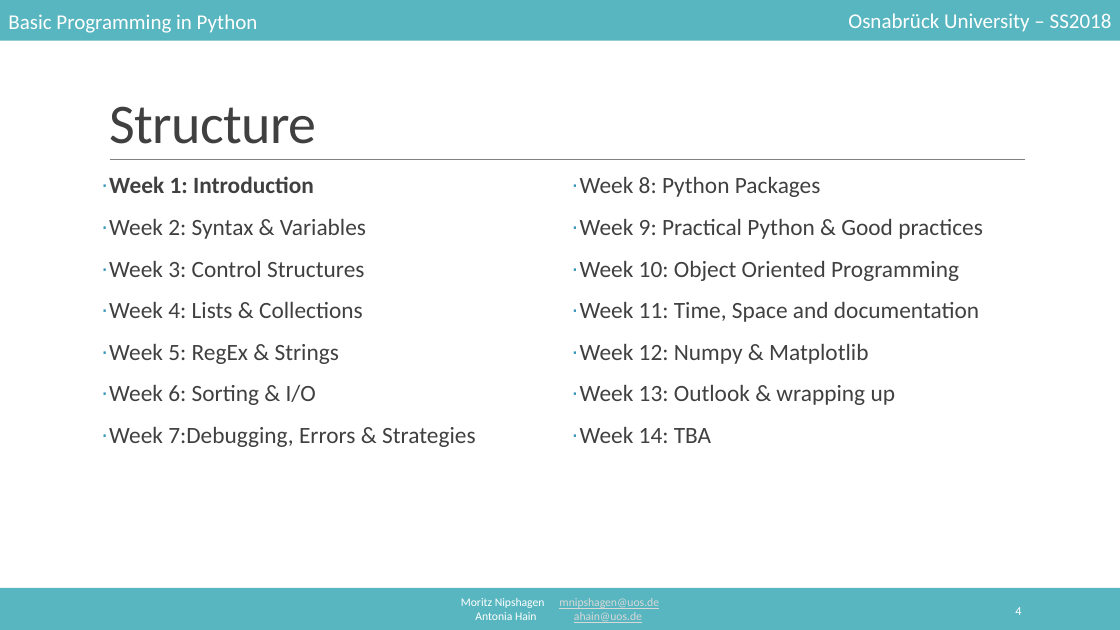
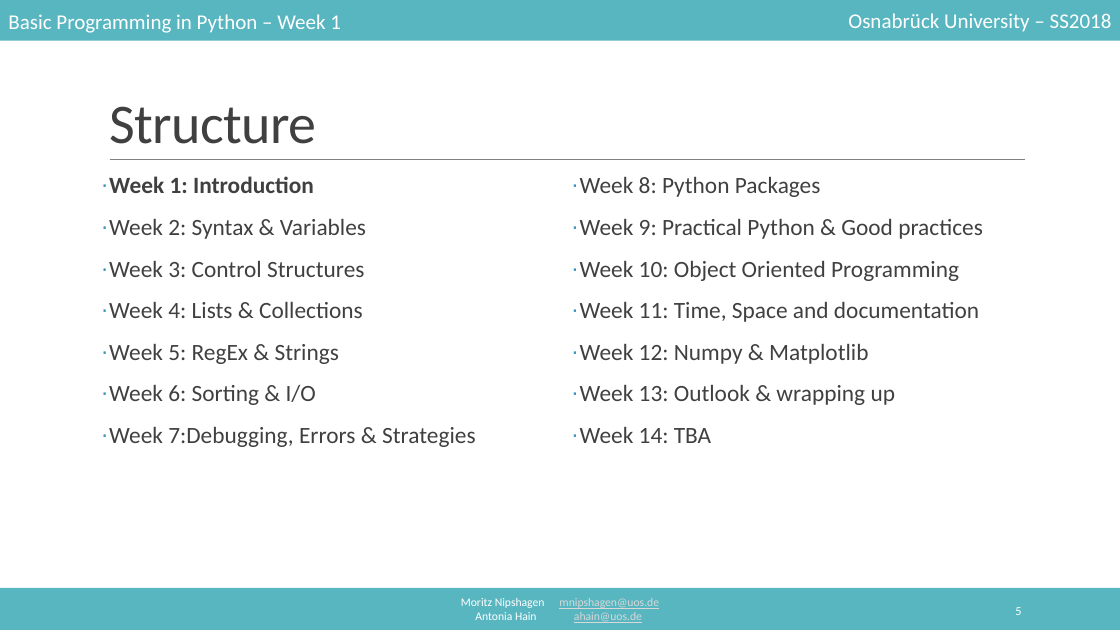
Before and after one commit to mnipshagen/monty, a slide deck: slide 5 of 2018/01/Hello_World.pptx (slide 4 before the commit). Drawn at 1120x630 pixels with LibreOffice and Linux fonts; fonts in the diff are those of the drawing. Boxes give left, top, right and bottom in pixels: in the first picture for what was removed or moved away, otherwise in the second. Text is boxed around its words. In the diff, an @@ line names an element or a change of style, - is before the commit and + after.

```diff
--- a/2018/01/Hello_World.pptx
+++ b/2018/01/Hello_World.pptx
@@ text at bbox=[8, 14, 341, 33]: text changed @@
-Basic Programming in Python
+Basic Programming in Python – Week 1
@@ page number at bbox=[1015, 607, 1021, 615]: text changed @@
-4
+5
```
Also in this commit, not shown: 2 other slides changed, 17 slides added, 13 other files.
